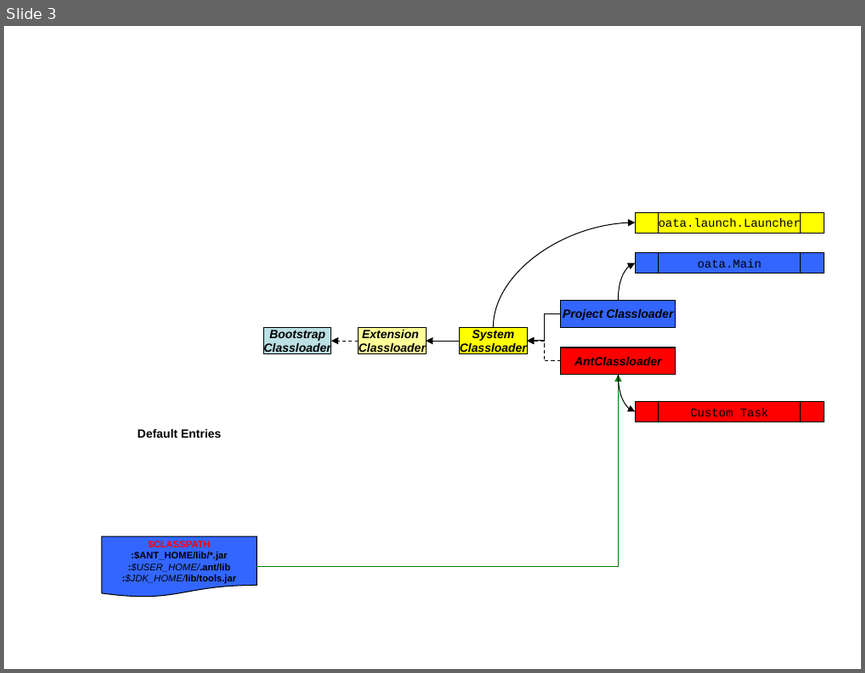
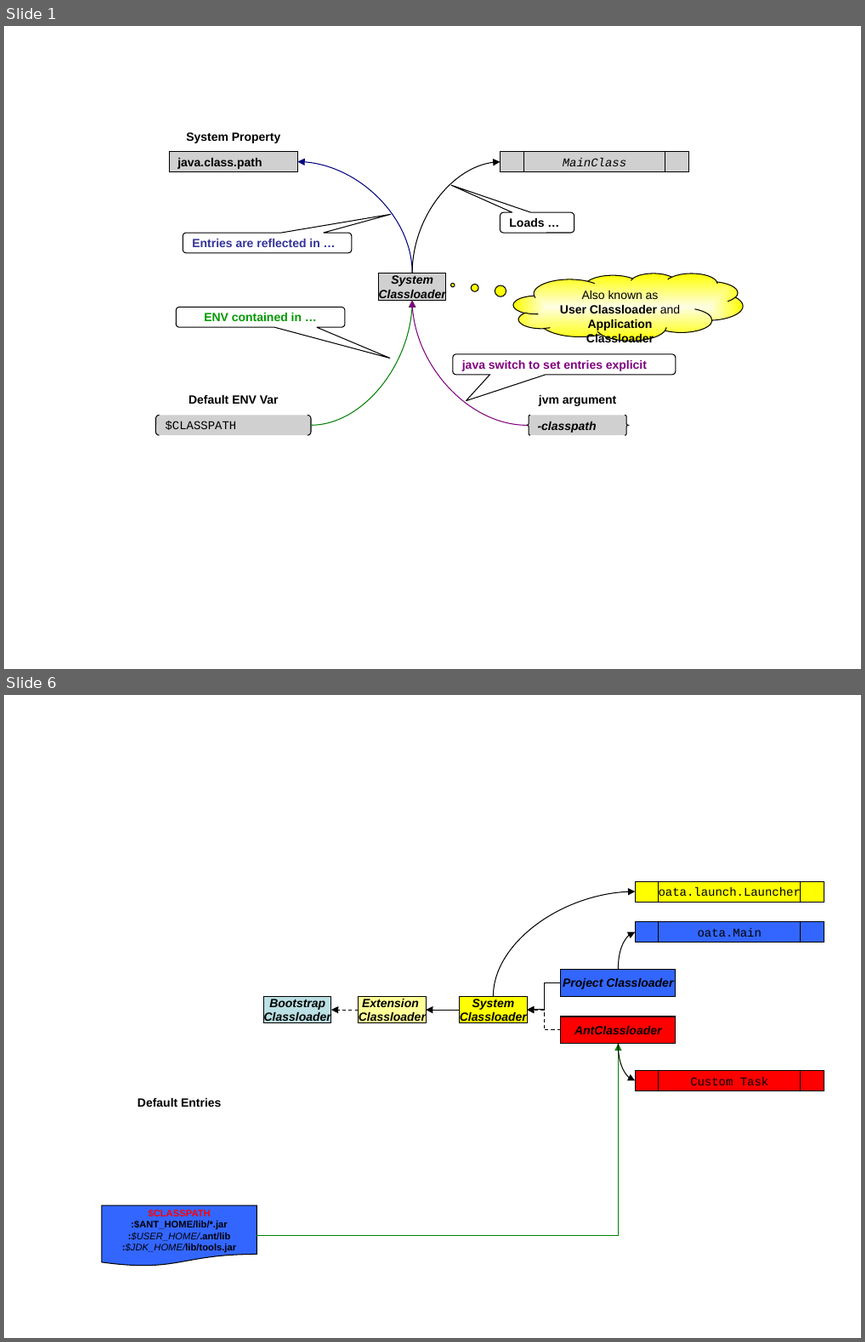
Before and after one commit to antlibs/ant-classloader, a slide deck: etc/misc/classloader.ppt. Shown one above the other, each under a label of ours: slide 3 before the commit, slides 1 and 6 after it; the slides between them are not shown. The pictures are 865x673 and 865x1342 pixels, drawn with LibreOffice and Linux fonts; fonts in the diff are those of the drawing; grey boxes stand for pictures. Boxes give left, top, right and bottom in pixels: in the first picture for what was removed or moved away, otherwise in the second. Text is boxed around its words. In the diff, an @@ line names an element or a change of style, - is before the commit and + after.

```diff
--- a/etc/misc/classloader.ppt
+++ b/etc/misc/classloader.ppt
@@ slide 1 added at box(4, 26, 861, 669), background #FFFFFF @@
@@ picture added at box(170, 152, 298, 172), 10 pt, text #000000, bold @@
+java.class.path
@@ text added at box(186, 132, 280, 143), 10 pt, text #000000, bold @@
+System Property
@@ picture added at box(500, 152, 688, 172), 10 pt, text #000000, italic @@
+MainClass
@@ curved arrow added from (412, 272) to (298, 161), #000080 0.74 pt @@
@@ curved arrow added from (412, 272) to (500, 161), #000000 0.74 pt @@
@@ rounded speech box added at box(500, 213, 574, 233), outline #000000 0.74 pt, 10 pt, text #000000, bold @@
+Loads …
@@ rounded speech box added at box(183, 233, 352, 253), outline #000000 0.74 pt, 10 pt, text #333399, bold @@
+Entries are reflected in …
@@ picture added at box(378, 272, 446, 301), 10 pt, text #000000, bold, italic @@
+System
+Classloader
@@ thought cloud added at box(513, 272, 743, 340), fill gradient #FEFEE4 to #FFFF00, outline #000000 0.74 pt, 10 pt, text #000000, bold @@
+Also known as
+User Classloader and Application Classloader
@@ curved arrow added from (311, 426) to (412, 301), #008000 0.74 pt @@
@@ curved arrow added from (527, 426) to (412, 301), #800080 0.74 pt @@
@@ rounded speech box added at box(177, 307, 345, 328), outline #000000 0.74 pt, 10 pt, text #009900, bold @@
+ENV contained in …
@@ rounded speech box added at box(453, 354, 676, 374), outline #000000 0.74 pt, 10 pt, text #800080, bold @@
+java switch to set entries explicit
@@ text added at box(188, 395, 279, 403), 10 pt, text #000000, bold @@
+Default ENV Var
@@ text added at box(539, 395, 617, 406), 10 pt, text #000000, bold @@
+jvm argument
@@ picture added at box(155, 415, 311, 436), 10 pt, text #000000 @@
+$CLASSPATH
@@ picture added at box(527, 415, 628, 436), 10 pt, text #000000, bold, italic @@
+-classpath
@@ what was slide 3 is now slide 6 @@
```
Also in this commit, not shown: 2 slides changed, 2 other slides added, 5 other files.
